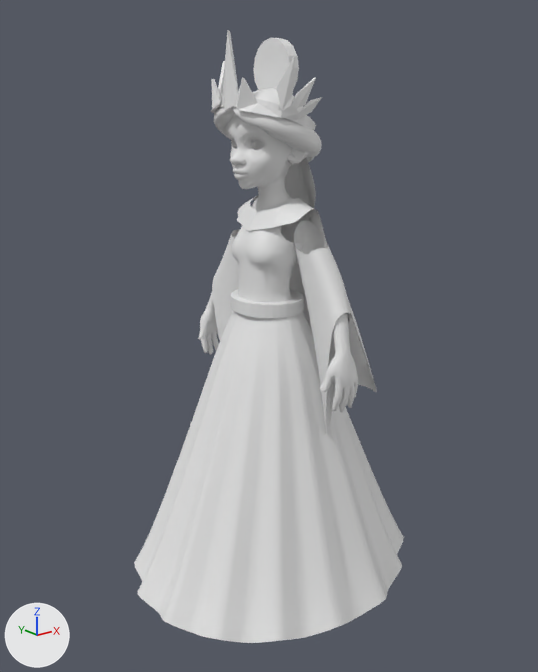
What one commit did to the Blender file models/priestess/priestess.blend.
Before and after are seen from a 50 mm lens placed at (-0.868, -1.066, 0.944), pointed at (-0.011, 0.004, 0.516). The lights are fixed; the arrows at lower left show +X, +Y and +Z. The same objects are shown in both versions, whatever each file hides.

The first picture shows 'Crown', 'Cylinder.001', 'GEO-body_female_stylized', 'HairFlowing', 'HandCloth', 'ShoulderJewelery', 'Skirt', 'WaistGuard'.
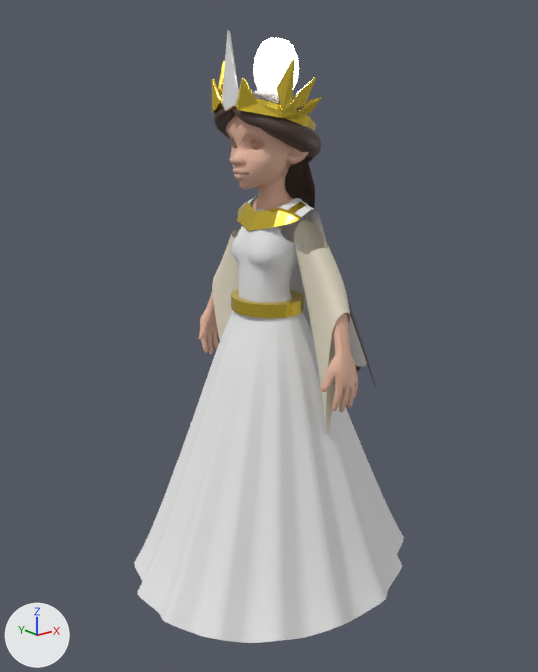
The change, as a list of edits to the scene's bpy script:
```text
Add mat_femaleupperbody:
    mat_femaleupperbody = principled_material('FemaleUpperBody')
    mat_femaleupperbody.base_color = (0.815, 0.485, 0.352)  # beige #e9b9a0
Change me_geo_body_female_stylized:
    used by ob_geo_body_female_stylized; location = (0.0, 0.0, 0.0); rotation_euler = (0.0, 0.0, -1.571), in degrees (0, 0, -90); scale = (0.6, 0.6, 0.6)
    remove me_geo_body_female_stylized.from_pydata(...)  # 2478 vertices, 4272 faces; spans x -0.36..0.36, y -0.164..0.093, z 0.71..1.613
    add me_geo_body_female_stylized.from_pydata(...)  # 1255 vertices, 2241 faces; spans x -0.359..0.36, y -0.165..0.093, z 0.71..1.614
    me_geo_body_female_stylized part 1: 209 vertices moved from x -0.359..0.357, y -0.164..0.065, z 0.713..1.61 to x -0.348..0.358, y -0.162..0.078, z 0.712..1.611; 1958 vertices removed from x -0.36..0.36, y -0.162..0.093, z 0.71..1.613; 735 vertices added at x -0.359..0.36, y -0.165..0.093, z 0.71..1.614
    me_geo_body_female_stylized part 2: 61 faces spanning x -0.358..0.344, y -0.161..0.049, z 0.718..1.493 switch from no material to mat_femaleupperbody (beige #e9b9a0)
    add me_geo_body_female_stylized.materials.append(mat_whitedressupper)  # white #e7e7e7
    add me_geo_body_female_stylized.materials.append(mat_hairbrown)  # brown #503e38
Change me_plane:
    where me_plane.from_pydata(...)  # 376 vertices, 324 faces; spans x -0.782..-0.44, y -0.161..0.161, z -0.062..0.168
    used by ob_shoulderjewelery; location = (0.0, 0.0, 0.0); rotation_euler = (0.0, 1.571, 0.0), in degrees (0, 90, 0)
    me_plane part 3: 130 of the faces centred in x -0.775..-0.733, y -0.084..0.084, z -0.058..0.006 switch from no material to mat_gold (yellow #e7cb45)
    add me_plane.materials.append(mat_whitedressupper)  # white #e7e7e7
Change me_cylinder_001:
    where me_cylinder_001.from_pydata(...)  # 64 vertices, 34 faces; spans x -0.2..0.2, y -0.2..0.2, z -0.25..0.25
    add me_cylinder_001.materials.append(mat_gold)  # yellow #e7cb45
Change me_plane_001:
    where me_plane_001.from_pydata(...)  # 504 vertices, 448 faces; spans x -0.43..0.643, y -0.535..0.535, z -0.11..0.058
    add me_plane_001.materials.append(mat_armcloth)  # white #e7ddc7
Change me_plane_002:
    used by ob_hairflowing; location = (0.0, 0.0, 0.0); rotation_euler = (0.0, 1.571, 0.0), in degrees (0, 90, 0)
    remove me_plane_002.from_pydata(...)  # 539 vertices, 492 faces; spans x -0.951..-0.329, y -0.093..0.099, z -0.104..0.278
    add me_plane_002.from_pydata(...)  # 4038 vertices, 4040 faces; spans x -0.951..-0.354, y -0.098..0.098, z -0.103..0.254
    me_plane_002 part 4: the loose piece of 15 vertices spanning x -0.894..-0.329, y -0.093..0.0, z 0.001..0.278 is rebuilt with 93 vertices and now spans x -0.884..-0.354, y -0.078..0.078, z 0.011..0.254, in mat_hairbrown (brown #503e38)
    me_plane_002 part 5: 21 vertices moved within x -0.923..-0.858, y 0.0..0.087, z -0.084..0.084; 418 vertices removed from x -0.95..-0.836, y -0.026..0.099, z -0.104..0.09; 3839 vertices added at x -0.951..-0.836, y -0.098..0.098, z -0.103..0.09
    add me_plane_002.materials.append(mat_hairbrown)  # brown #503e38
Change me_plane_003:
    where me_plane_003.from_pydata(...)  # 151 vertices, 148 faces; spans x 0.882..1.057, y -0.112..0.112, z -0.156..0.008
    used by ob_crown; location = (-0.102, 0.0, 0.0); rotation_euler = (0.0, -1.571, 0.0), in degrees (0, -90, 0)
    me_plane_003 part 6: 142 of the faces centred in x 0.889..0.992, y -0.103..0.103, z -0.15..0.004 switch from no material to mat_gold (yellow #e7cb45)
    add me_plane_003.materials.append(mat_crownwhite)  # white #e7e7e7
Change me_cylinder_004:
    where me_cylinder_004.from_pydata(...)  # 32 vertices, 18 faces; spans x -0.05..0.05, y -0.05..0.05, z -0.01..0.01
    add me_cylinder_004.materials.append(mat_staffglow)  # white #e7e7e7
Change ob_hairflowing:
    remove _m = ob_hairflowing.modifiers.new('Mirror', 'MIRROR')
    remove _m.use_axis = (False, True, False)
    remove _m = ob_hairflowing.modifiers.new('Subdivision', 'SUBSURF')
```

Pixel boxes [x1, y1, x2, y2] of what changed, in the pictures (538 x 672 px):
'GEO-body_female_stylized', reshaped
    before: [198, 88, 358, 412]
    after: [198, 88, 358, 413]
'HandCloth', recoloured
    both: [212, 220, 350, 435]
'HairFlowing', reshaped, modifiers changed
    before: [214, 106, 377, 392]
    after: [214, 106, 376, 387]
'Cylinder.001', recoloured
    both: [254, 38, 299, 90]
'WaistGuard', recoloured (white to yellow)
    both: [231, 289, 304, 318]
part 1 of me_geo_body_female_stylized, cut back
    before: [198, 88, 358, 412]
    after: [198, 88, 358, 413]
part 2 of me_geo_body_female_stylized, recoloured
    both: [200, 142, 330, 368]
part 3 of me_plane, recoloured (white to yellow)
    both: [237, 196, 306, 231]
part 4 of me_plane_002, rebuilt
    before: [285, 158, 377, 392]
    after: [285, 157, 376, 387]
part 5 of me_plane_002, built on
    both: [214, 106, 322, 163]
part 6 of me_plane_003, recoloured (white to yellow)
    both: [211, 56, 322, 131]
